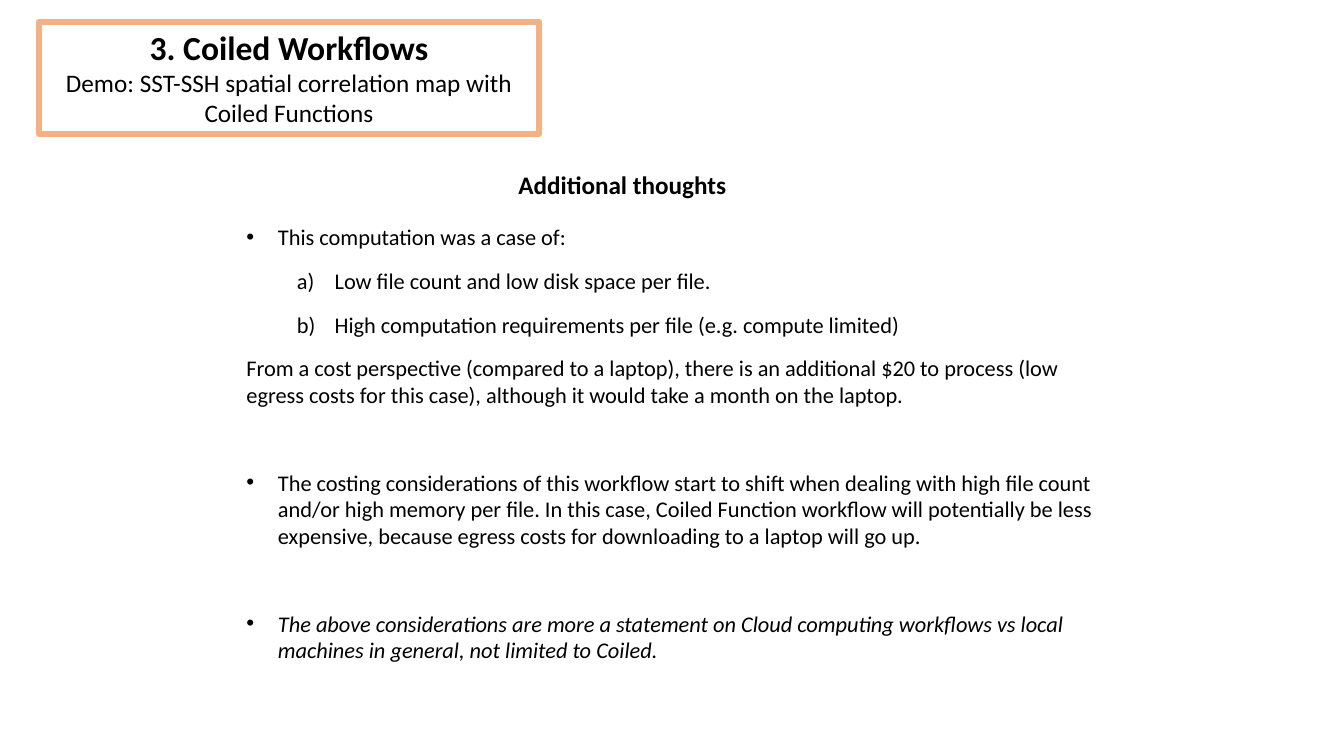
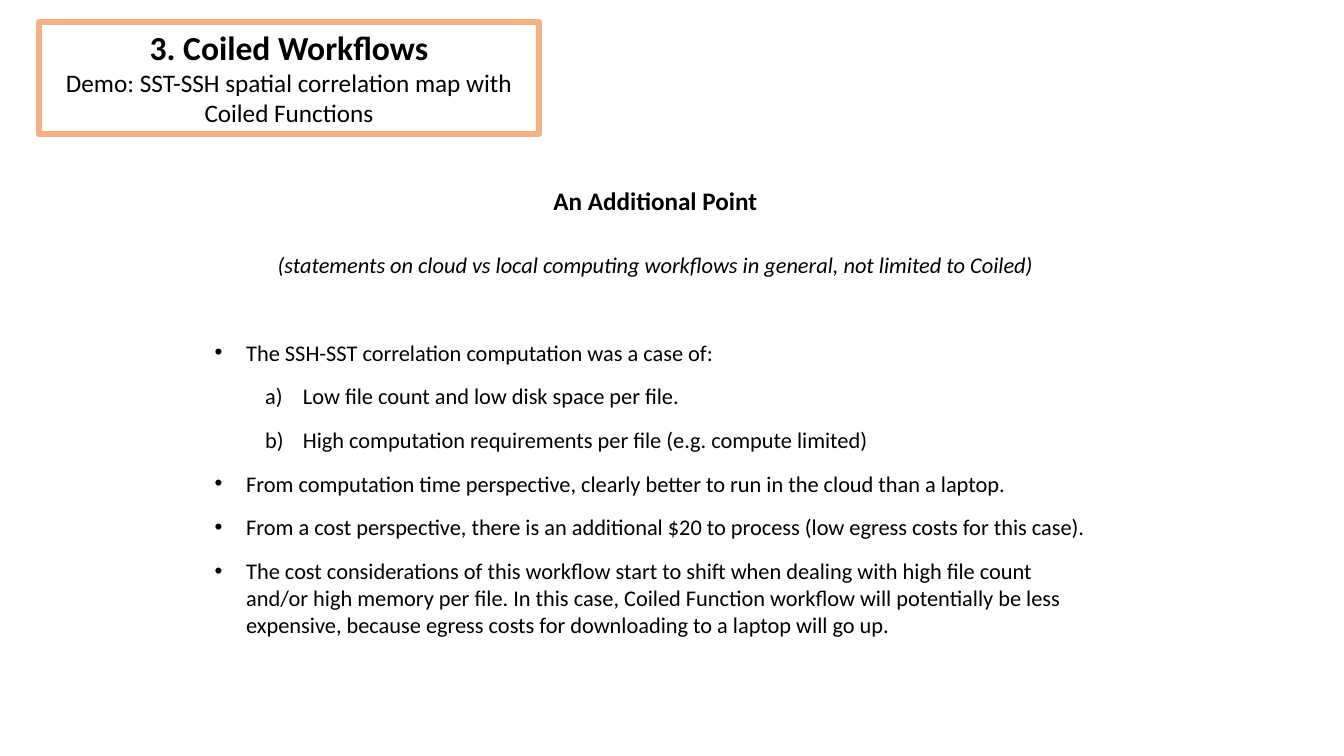
Before and after one commit to DeanHenze/cloud_earthdata, a slide deck: slide 25 of coiled/Coiled_presentation.pptx (slide 22 before the commit). Drawn at 1344x756 pixels with LibreOffice and Linux fonts; fonts in the diff are those of the drawing. Boxes give left, top, right and bottom in pixels: in the first picture for what was removed or moved away, otherwise in the second. Text is boxed around its words. In the diff, an @@ line names an element or a change of style, - is before the commit and + after.

```diff
--- a/coiled/Coiled_presentation.pptx
+++ b/coiled/Coiled_presentation.pptx
@@ text at bbox=[553, 192, 757, 210]: text changed @@
-Additional thoughts
+An Additional Point
@@ text "(statements on cloud vs local ...": place and size @@
-text "(statements on cloud vs local ..." at bbox=[246, 229, 1092, 662]
+text "(statements on cloud vs local ..." at bbox=[246, 257, 1084, 637]
@@ text at bbox=[246, 257, 1032, 365]: text changed; italic on @@
-• This computation was a case of:
+(statements on cloud vs local computing workflows in general, not limited to Coiled)
+• The SSH-SST correlation computation was a case of:
@@ text at bbox=[246, 476, 1084, 637]: text changed @@
-From a cost perspective (compared to a laptop), there is an additional $20 to process (low egress costs for this case), although it would take a month on the laptop.
-• The costing considerations of this workflow start to shift when dealing with high file count and/or high memory per file. In this case, Coiled Function workflow will potentially be less expensive, because egress costs for downloading to a laptop will go up.
-• The above considerations are more a statement on Cloud computing workflows vs local machines in general, not limited to Coiled.
+• From computation time perspective, clearly better to run in the cloud than a laptop.
+• From a cost perspective, there is an additional $20 to process (low egress costs for this case).
+• The cost considerations of this workflow start to shift when dealing with high file count and/or high memory per file. In this case, Coiled Function workflow will potentially be less expensive, because egress costs for downloading to a laptop will go up.
```
Also in this commit, not shown: 20 other slides changed, 7 slides added, 9 slides removed, 3 other files.
